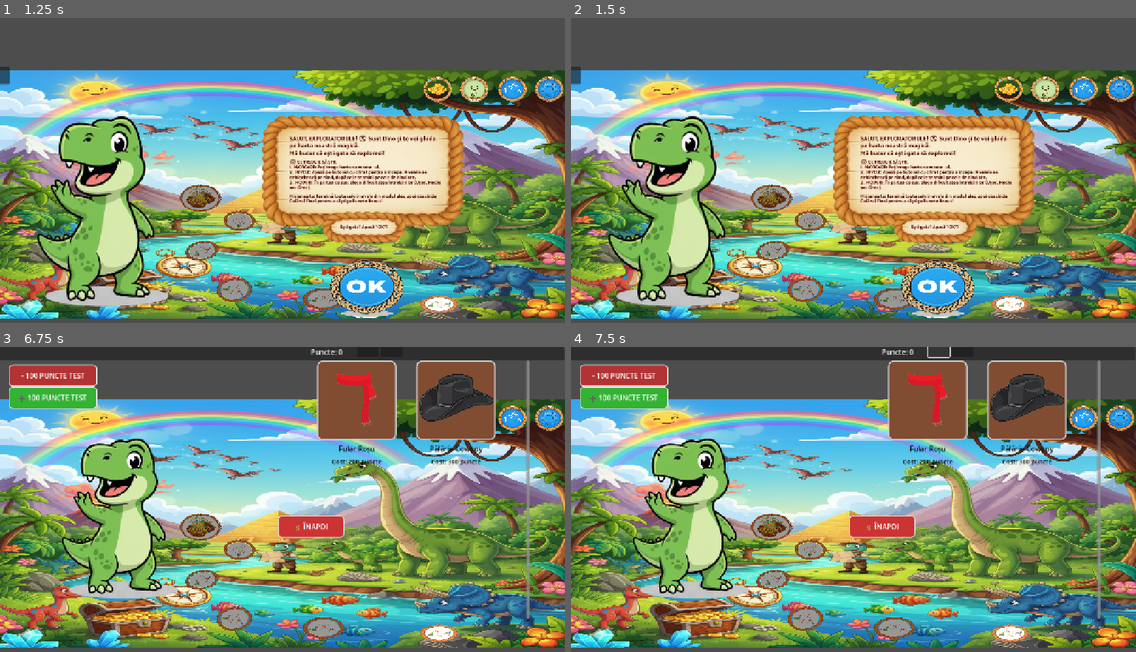
Above: before the commit, frames 1-4 (two rows, left to right).
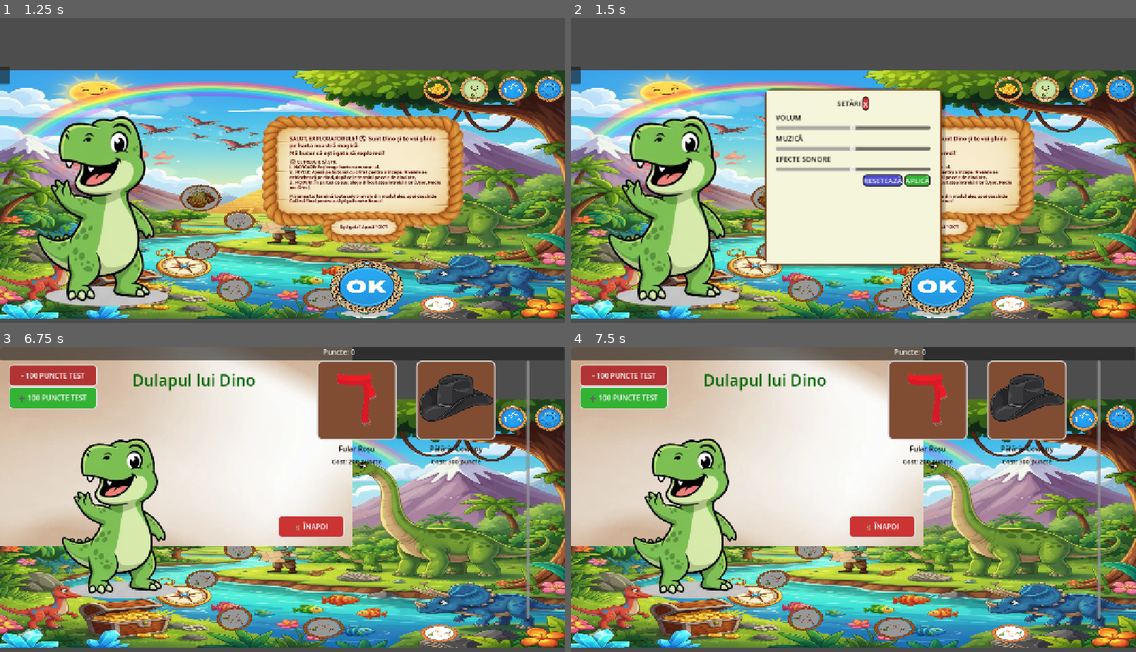
Above: after the commit, the same moments.

Repository: Nikolas5516/ioc-learning-app
Game: Godot game, scene res://scenes/intro.tscn
The game is run twice, just before and just after one commit, with the same random seed, the same clock (stepped at 60 frames per second) and the same inputs.
Inputs (mouse positions are in pixels of both pictures, inside the frame that each line leads up to):
- Up to frame 1 (1.25 s): click (293, 118) at 0.5 s
- Up to frame 2 (1.5 s): click (1119, 88) at 1.25 s
- Up to frame 3 (6.75 s): click (293, 432) at 2 s, where only the run after the commit has a clickable "x"; click (440, 633) at 2.75 s; click (440, 633) at 3.5 s; click (367, 615) at 4.25 s; click (435, 417) at 5 s; click (474, 417) at 5.75 s; click (514, 417) at 6.5 s
- Up to frame 4 (7.5 s): click (938, 353) at 7.27 s

Frame 1 is identical in both runs. In frame 2, 18% of the frame differs, in the area x 34-67%, y 22-83%; in frame 3, 31%; in frame 4, 31%, in the area x 0-68%, y 0-66%.

Commit message:
Customization + Settings

Diff:
--- a/scenes/Customization.tscn
+++ b/scenes/Customization.tscn
@@ -79,14 +79,7 @@
 [node name="ScoreLabel" type="Label" parent="MarginContainer/MainHBox/ShopPanel/TopBar"]
 custom_minimum_size = Vector2(100, 0)
 layout_mode = 2
-
-[node name="add_score_button" type="Button" parent="MarginContainer/MainHBox/ShopPanel/TopBar"]
-custom_minimum_size = Vector2(50, 0)
-layout_mode = 2
-
-[node name="StartTestButton" type="Button" parent="MarginContainer/MainHBox/ShopPanel/TopBar"]
-custom_minimum_size = Vector2(50, 0)
-layout_mode = 2
+horizontal_alignment = 2
 
 [node name="Scroller" type="ScrollContainer" parent="MarginContainer/MainHBox/ShopPanel"]
 custom_minimum_size = Vector2(0, 600)
@@ -100,39 +93,3 @@
 theme_override_constants/h_separation = 30
 theme_override_constants/v_separation = 30
 columns = 2
-
-[node name="ConfirmationPopup" type="Control" parent="."]
-layout_mode = 1
-anchor_left = 0.4
-anchor_top = 1.0
-anchor_right = 1.0
-anchor_bottom = 1.0
-offset_top = -100.0
-offset_right = -500.0
-grow_horizontal = 2
-grow_vertical = 0
-
-[node name="ColorRect" type="ColorRect" parent="ConfirmationPopup"]
-layout_mode = 0
-offset_right = 40.0
-offset_bottom = 40.0
-
-[node name="PanelContainer" type="PanelContainer" parent="ConfirmationPopup"]
-layout_mode = 0
-offset_right = 40.0
-offset_bottom = 40.0
-
-[node name="VBoxContainer" type="VBoxContainer" parent="ConfirmationPopup/PanelContainer"]
-layout_mode = 2
-
-[node name="MessageLabel" type="Label" parent="ConfirmationPopup/PanelContainer/VBoxContainer"]
-layout_mode = 2
-
-[node name="HBoxContainer" type="HBoxContainer" parent="ConfirmationPopup/PanelContainer/VBoxContainer"]
-layout_mode = 2
-
-[node name="ConfirmButton" type="Button" parent="ConfirmationPopup/PanelContainer/VBoxContainer/HBoxContainer"]
-layout_mode = 2
-
-[node name="CancelButton" type="Button" parent="ConfirmationPopup/PanelContainer/VBoxContainer/HBoxContainer"]
-layout_mode = 2
--- /dev/null
+++ b/scenes/SettingsPopup.tscn
@@ -0,0 +1,88 @@
+[gd_scene load_steps=2 format=3 uid="uid://d4e2bud7ji5pp"]
+
+[ext_resource type="Script" uid="uid://dyawaqvwp1oqj" path="res://scripts/settings_popup.gd" id="1_tyoec"]
+
+[node name="SettingsPopup" type="PopupPanel"]
+oversampling_override = 1.0
+initial_position = 2
+size = Vector2i(400, 400)
+visible = true
+script = ExtResource("1_tyoec")
+
+[node name="Panel" type="Panel" parent="."]
+offset_left = 4.0
+offset_top = 4.0
+offset_right = 396.0
+offset_bottom = 396.0
+
+[node name="MarginContainer" type="MarginContainer" parent="Panel"]
+layout_mode = 1
+anchors_preset = 15
+anchor_right = 1.0
+anchor_bottom = 1.0
+offset_left = 21.0
+offset_top = 14.0
+offset_right = -22.0
+offset_bottom = -15.0
+grow_horizontal = 2
+grow_vertical = 2
+
+[node name="VBoxContainer" type="VBoxContainer" parent="Panel/MarginContainer"]
+layout_mode = 2
+
+[node name="TitleContainer" type="HBoxContainer" parent="Panel/MarginContainer/VBoxContainer"]
+layout_mode = 2
+alignment = 1
+
+[node name="Label" type="Label" parent="Panel/MarginContainer/VBoxContainer/TitleContainer"]
+layout_mode = 2
+text = "SETĂRI"
+horizontal_alignment = 1
+
+[node name="CloseButton" type="Button" parent="Panel/MarginContainer/VBoxContainer/TitleContainer"]
+layout_mode = 2
+text = "x"
+
+[node name="VolumeContainer" type="VBoxContainer" parent="Panel/MarginContainer/VBoxContainer"]
+layout_mode = 2
+
+[node name="Label" type="Label" parent="Panel/MarginContainer/VBoxContainer/VolumeContainer"]
+layout_mode = 2
+text = "VOLUM"
+
+[node name="VolumeSlider" type="HSlider" parent="Panel/MarginContainer/VBoxContainer/VolumeContainer"]
+layout_mode = 2
+
+[node name="MusicContainer" type="VBoxContainer" parent="Panel/MarginContainer/VBoxContainer"]
+layout_mode = 2
+
+[node name="Label" type="Label" parent="Panel/MarginContainer/VBoxContainer/MusicContainer"]
+layout_mode = 2
+text = "MUZICĂ"
+
+[node name="MusicSlider" type="HSlider" parent="Panel/MarginContainer/VBoxContainer/MusicContainer"]
+layout_mode = 2
+
+[node name="SFXContainer" type="VBoxContainer" parent="Panel/MarginContainer/VBoxContainer"]
+layout_mode = 2
+
+[node name="Label" type="Label" parent="Panel/MarginContainer/VBoxContainer/SFXContainer"]
+layout_mode = 2
+text = "EFECTE SONORE"
+
+[node name="SFXSlider" type="HSlider" parent="Panel/MarginContainer/VBoxContainer/SFXContainer"]
+layout_mode = 2
+
+[node name="ButtonsContainer" type="HBoxContainer" parent="Panel/MarginContainer/VBoxContainer"]
+layout_mode = 2
+alignment = 2
+
+[node name="ResetButton" type="Button" parent="Panel/MarginContainer/VBoxContainer/ButtonsContainer"]
+layout_mode = 2
+text = "RESETEAZĂ"
+
+[node name="ApplyButton" type="Button" parent="Panel/MarginContainer/VBoxContainer/ButtonsContainer"]
+layout_mode = 2
+text = "APLICĂ"
+
+[connection signal="pressed" from="Panel/MarginContainer/VBoxContainer/TitleContainer/CloseButton" to="." method="_on_close_button_pressed"]
--- a/scenes/meniuprincipal.gd
+++ b/scenes/meniuprincipal.gd
@@ -18,6 +18,10 @@
 
 # ATENTIE: Ajusteaza path-urile nodurilor de mai jos daca sunt diferite!
 # Poti obtine calea (path) dand click dreapta pe nod in panoul Scena -> Copy Node Path.
+
+
+@onready var settings_button = get_node("TopBar_HUD/SettingsButton")  # Presupunând că ai un buton SettingsButton
+var settings_popup_scene = preload("res://scenes/SettingsPopup.tscn")
 
 # Nodul care contine Path2D si butoanele (LevelMap)
 @onready var level_map_node = get_node("LevelMap")
@@ -42,7 +46,36 @@
 	else:
 		print("⚠️ Customize button not found at specified path")
 
-
+	if settings_button:
+		print("✅ Settings button found, connecting...")
+		settings_button.pressed.connect(_on_settings_button_pressed)
+	else:
+		print("⚠️ Settings button not found - check the path!")
+
+
+#FUNCTII PENTRU BUTONUL DE SETTINGS
+
+func _on_settings_button_pressed():
+	print("⚙️ Settings button pressed!")
+	_open_settings_popup()
+
+func _open_settings_popup():
+	print("📖 Opening settings popup...")
+
+	# Creează instanța popup-ului
+	var settings_popup = settings_popup_scene.instantiate()
+
+	# Configurează popup-ul
+	#settings_popup.popup_exclusive = true
+	settings_popup.size = Vector2(400, 400)
+
+	# Adaugă popup-ul la scenă
+	add_child(settings_popup)
+
+	# Afișează centrat pe ecran
+	settings_popup.popup_centered()
+
+	print("✅ Settings popup opened successfully!")
 # --- FUNCTII DE INPUT ȘI PANNING (SCROLLING) ---
 
 # Variabile pentru Panning
--- a/scripts/Customization.gd
+++ b/scripts/Customization.gd
@@ -16,7 +16,7 @@
 
 func _ready():
 	print("=== CUSTOMIZATION START ===")
-
+	_check_and_fix_background()
 	# Verifică nodurile
 	print("HatSlot:", "GĂSIT" if hat_slot else "NU")
 	print("ScarfSlot:", "GĂSIT" if scarf_slot else "NU")
@@ -41,21 +41,100 @@
 	else:
 		print("❌ DataManager nu este încărcat!")
 
-	# Creează butonul pentru puncte de test
 	_create_test_points_button()
 	_create_test_points_button2()
+
+	_create_simple_dino_title()
 
 	#lock_all_items()
 	_create_exit_button()
 	await get_tree().process_frame
 
-	# Inițializează
 	_update_score_display(DataManager.get_score())
 	_update_character_appearance()
 	_populate_shop()
 
 	print("=== CUSTOMIZATION READY ===")
 
+func _check_and_fix_background():
+
+	var background = get_node_or_null("Background")
+	if not background:
+		background = get_node_or_null("TextureRect")
+		if not background:
+			background = get_node_or_null("MarginContainer/Background")
+
+	if background:
+		print("✅ Found background node:", background.name)
+
+		# Forțează vizibilitatea
+		background.visible = true
+
+		# Forțează dimensiunile
+		background.size = get_viewport().size
+
+		# Forțează redesenarea
+		background.queue_redraw()
+
+		## Verifică dacă are textură
+		#if background is TextureRect:
+			#var texture_rect = background as TextureRect
+			#if texture_rect.texture == null:
+				#print("⚠️ Background has no texture! Loading default...")
+				## Încarcă o textură default
+				#var default_bg = preload("res://assets/backgrounds/default_bg.png")
+				#if default_bg:
+					#texture_rect.texture = default_bg
+				#else:
+					## Creează un fundal colorat de urgență
+					#texture_rect.texture = null
+					#texture_rect.modulate = Color(0.2, 0.3, 0.4, 1.0)
+	#else:
+		#print("❌ No background node found! Creating emergency background...")
+		#_create_emergency_background()
+
+func _create_emergency_background():
+	# Creează un fundal de urgență
+	var emergency_bg = ColorRect.new()
+	emergency_bg.name = "EmergencyBackground"
+	emergency_bg.color = Color(0.1, 0.2, 0.3, 1.0)  # Albastru închis
+	emergency_bg.anchor_left = 0.0
+	emergency_bg.anchor_right = 1.0
+	emergency_bg.anchor_top = 0.0
+	emergency_bg.anchor_bottom = 1.0
+
+	# Pune-l în spatele tuturor
+	add_child(emergency_bg)
+	move_child(emergency_bg, 0)
+
+	print("✅ Created emergency background")
+
+func _create_simple_dino_title():
+	"""Creează doar textul fără casetă decorativă"""
+
+	var title_label = Label.new()
+	title_label.name = "DinoTitleSimple"
+	title_label.text = "Dulapul lui Dino"
+	title_label.horizontal_alignment = HORIZONTAL_ALIGNMENT_CENTER
+
+	# Stil verde închis frumos
+	var label_settings = LabelSettings.new()
+	label_settings.font_size = 36
+	label_settings.font_color = Color("#006400")  # Verde închis
+
+	# Adaugă umbră pentru vizibilitate
+	title_label.add_theme_constant_override("shadow_offset_x", 2)
+	title_label.add_theme_constant_override("shadow_offset_y", 2)
+	title_label.add_theme_color_override("font_shadow_color", Color(0, 0, 0, 0.5))
+
+	title_label.label_settings = label_settings
+
+	# Adaugă la panoul Dino
+	var dino_panel = get_node_or_null("MarginContainer/MainHBox/DinoPanel")
+	if dino_panel:
+		title_label.position = Vector2(300, 50)
+		dino_panel.add_child(title_label)
+		print("✅ Text simplu 'Dulapul lui Dino' adăugat")
 
 func lock_all_items():
 	"""Blochează toate itemele (cu excepția celor default)"""
@@ -328,7 +407,7 @@
 	var normal_style = StyleBoxFlat.new()
 
 	if is_equipped:
-		normal_style.bg_color = Color(0.3, 0.6, 0.3, 1.0)  # Verde când e echipat
+		normal_style.bg_color = Color(0.3, 0.8, 0.3, 1.0)  # Verde când e echipat
 	else:
 		normal_style.bg_color = Color(0.5, 0.3, 0.2, 1.0)  # Maro când nu e echipat
 
@@ -344,7 +423,7 @@
 
 	var hover_style = normal_style.duplicate()
 	if is_equipped:
-		hover_style.bg_color = Color(0.4, 0.7, 0.4, 1.0)  # Verde mai deschis
+		hover_style.bg_color = Color(0.1, 0.6, 0.1, 1.0)  # Verde mai deschis
 		hover_style.border_color = Color(0.9, 0.9, 0.9, 1.0)
 	else:
 		hover_style.bg_color = Color(0.6, 0.4, 0.3, 1.0)  # Maro mai deschis
--- a/scripts/managers/data_manager.gd
+++ b/scripts/managers/data_manager.gd
@@ -12,6 +12,17 @@
 # Semnalele pentru a notifica UI-ul (HUD și CustomDino)
 signal score_updated(new_score)
 signal equip_changed() # Semnal NOU: Emis când echipamentul se schimbă
+
+#SETARI
+var audio_settings: Dictionary = {
+	"volume": 50.0,
+	"music": 50.0,
+	"sfx": 50.0
+}
+
+# Semnal pentru schimbarea setărilor audio
+signal audio_settings_changed()
+
 
 # --- INVENTAR ȘI CUSTOMIZARE ---
 
@@ -42,6 +53,7 @@
 	load_questions()
 	load_game() # Încărcare date salvate la pornirea jocului
 	# test_data_manager()
+
 
 
 # ======================================================================
@@ -274,6 +286,7 @@
 		"current_score": current_score,
 		"unlocked_items": unlocked_items,
 		"equipped_items": equipped_items,
+		"audio_settings": audio_settings,
 	}
 
 	# Folosim JSON.stringify pentru a converti dicționarul în text
@@ -303,10 +316,12 @@
 			current_score = parsed_data.get("current_score", current_score)
 			unlocked_items = parsed_data.get("unlocked_items", unlocked_items)
 			equipped_items = parsed_data.get("equipped_items", equipped_items)
+			audio_settings = parsed_data.get("audio_settings", audio_settings)
 
 			# Notifică toate componentele (HUD, CustomDino) cu datele noi
 			score_updated.emit(current_score)
 			equip_changed.emit()
+			audio_settings_changed.emit()
 
 			print("Joc încărcat. Scor: ", current_score)
 		else:
@@ -359,3 +374,25 @@
 	# ... (restul logicii de test)
 
 	# [LOGICA DE TESTARE NU ESTE INCLUSA AICI PENTRU BREVITATE, DAR POATE FI ADAUGATA INAPOI]
+
+
+#PENTRU SETARI:
+
+func get_audio_settings() -> Dictionary:
+	return audio_settings.duplicate()  # Returnăm o copie pentru siguranță
+
+func set_audio_settings(settings: Dictionary) -> void:
+	audio_settings = settings.duplicate()  # Salvăm o copie
+	save_game()  # Salvăm imediat
+	audio_settings_changed.emit()  # Notificăm că s-au schimbat
+	print("Setări audio salvate: ", audio_settings)
+
+func reset_audio_settings() -> void:
+	audio_settings = {
+		"volume": 50.0,
+		"music": 50.0,
+		"sfx": 50.0
+	}
+	save_game()  # Salvăm reset-ul
+	audio_settings_changed.emit()  # Notificăm
+	print("Setări audio resetate la 50%")
--- /dev/null
+++ b/scripts/settings_popup.gd
@@ -0,0 +1,307 @@
+extends PopupPanel
+
+@onready var volume_slider: HSlider = $Panel/MarginContainer/VBoxContainer/VolumeContainer/VolumeSlider
+@onready var music_slider: HSlider = $Panel/MarginContainer/VBoxContainer/MusicContainer/MusicSlider
+@onready var sfx_slider: HSlider = $Panel/MarginContainer/VBoxContainer/SFXContainer/SFXSlider
+@onready var close_button: Button = $Panel/MarginContainer/VBoxContainer/TitleContainer/CloseButton
+@onready var reset_button: Button = $Panel/MarginContainer/VBoxContainer/ButtonsContainer/ResetButton
+@onready var apply_button: Button = $Panel/MarginContainer/VBoxContainer/ButtonsContainer/ApplyButton
+
+# Referință la DataManager (singleton)
+var data_manager = null
+
+func _ready():
+	print("⚙️ SettingsPopup ready!")
+
+	# Obține referința către DataManager
+	data_manager = get_node("/root/DataManager")
+	if not data_manager:
+		print("❌ DataManager not found!")
+		return
+
+	# Stilizează fundalul bej și textul negru
+	_setup_appearance()
+
+	# Conectează butoanele (doar cele existente)
+	_setup_buttons()
+
+	# Încarcă setările salvate din DataManager
+	_load_settings_from_datamanager()
+
+	# Conectează semnalele pentru slider-e
+	_connect_slider_signals()
+
+	print("✅ SettingsPopup initialized successfully!")
+
+func _setup_appearance():
+	print("🎨 Setting up appearance...")
+
+	# Metoda 1: Stil direct pe PopupPanel
+	var popup_style = StyleBoxFlat.new()
+	popup_style.bg_color = Color("#F5F5DC")  # Bej
+	popup_style.border_color = Color("#8B4513")  # Maro închis
+	popup_style.border_width_left = 3
+	popup_style.border_width_top = 3
+	popup_style.border_width_right = 3
+	popup_style.border_width_bottom = 3
+	popup_style.corner_radius_top_left = 15
+	popup_style.corner_radius_top_right = 15
+	popup_style.corner_radius_bottom_right = 15
+	popup_style.corner_radius_bottom_left = 15
+
+	# Adaugă umbră pentru efect 3D
+	popup_style.shadow_color = Color(0, 0, 0, 0.3)
+	popup_style.shadow_size = 8
+	popup_style.shadow_offset = Vector2(4, 4)
+
+	# Aplică stilul DIRECT pe PopupPanel
+	add_theme_stylebox_override("panel", popup_style)
+
+	# Metoda 2: Stil și pe Panel copil (dacă există)
+	var panel = get_node_or_null("Panel")
+	if panel:
+		var panel_style = StyleBoxFlat.new()
+		panel_style.bg_color = Color("#F5F5DC")  # Bej
+		panel.add_theme_stylebox_override("panel", panel_style)
+		print("✅ Applied style to Panel")
+
+	# Text negru pentru toate label-urile
+	_setup_black_text()
+
+	print("🎨 Appearance setup complete!")
+
+func _setup_black_text():
+	print("⚡ FORCING BLACK font color with all methods...")
+
+	# Parcurge toate nodurile și găsește label-uri
+	_force_black_on_all_labels(self)
+
+	print("✅ All font colors set to BLACK")
+
+func _force_black_on_all_labels(node: Node):
+	if node is Label:
+		var label = node as Label
+		print("🎯 Found label:", label.name, " | Current text:", label.text)
+
+		# 1. Theme override (metoda principală)
+		label.add_theme_color_override("font_color", Color.BLACK)
+
+		# 2. LabelSettings (metoda secundară)
+		var current_settings = label.label_settings
+		if not current_settings:
+			current_settings = LabelSettings.new()
+
+		current_settings.font_color = Color.BLACK
+
+		# Dimensiune font în funcție de tip
+		if "Title" in label.name:
+			current_settings.font_size = 24
+		else:
+			current_settings.font_size = 16
+
+		label.label_settings = current_settings
+
+		# 3. Forțează update
+		label.notification(NOTIFICATION_THEME_CHANGED)
+		label.queue_redraw()
+
+		print("✅ Applied BLACK font to:", label.name)
+
+	# Parcurge recursiv
+	for child in node.get_children():
+		_force_black_on_all_labels(child)
+
+func _setup_buttons():
+	# Butonul X (închidere) - cel original din structură
+	if close_button:
+		print("✅ Found close button")
+
+		# Stil pentru butonul X (roșu)
+		var close_style = StyleBoxFlat.new()
+		close_style.bg_color = Color(0.8, 0.2, 0.2, 1.0)  # Roșu
+		close_style.border_color = Color.BLACK
+		close_style.border_width_left = 2
+		close_style.border_width_top = 2
+		close_style.border_width_right = 2
+		close_style.border_width_bottom = 2
+		close_style.corner_radius_top_left = 8
+		close_style.corner_radius_top_right = 8
+		close_style.corner_radius_bottom_right = 8
+		close_style.corner_radius_bottom_left = 8
+
+		close_button.add_theme_stylebox_override("normal", close_style)
+		close_button.add_theme_font_size_override("font_size", 20)
+		close_button.add_theme_color_override("font_color", Color.WHITE)
+
+		# Conectează semnalul
+		close_button.pressed.connect(_on_close_button_pressed)
+	else:
+		print("❌ Close button not found!")
+
+	# Butonul Reset
+	if reset_button:
+		reset_button.pressed.connect(_on_reset_button_pressed)
+		_style_button(reset_button, Color(0.3, 0.3, 0.8, 1.0))  # Albastru
+
+	# Butonul Apply
+	if apply_button:
+		apply_button.pressed.connect(_on_apply_button_pressed)
+		_style_button(apply_button, Color(0.2, 0.7, 0.2, 1.0))  # Verde
+
+func _style_button(button: Button, color: Color):
+	var style = StyleBoxFlat.new()
+	style.bg_color = color
+	style.border_color = Color.BLACK
+	style.border_width_left = 2
+	style.border_width_top = 2
+	style.border_width_right = 2
+	style.border_width_bottom = 2
+	style.corner_radius_top_left = 8
+	style.corner_radius_top_right = 8
+	style.corner_radius_bottom_right = 8
+	style.corner_radius_bottom_left = 8
+
+	button.add_theme_stylebox_override("normal", style)
+	button.add_theme_font_size_override("font_size", 16)
+	button.add_theme_color_override("font_color", Color.WHITE)
+
+func _connect_slider_signals():
+	# Conectează semnalele pentru slider-e
+	if volume_slider:
+		volume_slider.value_changed.connect(_on_slider_value_changed.bind("volume"))
+
+	if music_slider:
+		music_slider.value_changed.connect(_on_slider_value_changed.bind("music"))
+
+	if sfx_slider:
+		sfx_slider.value_changed.connect(_on_slider_value_changed.bind("sfx"))
+
+func _load_settings_from_datamanager():
+	if not data_manager:
+		print("❌ Cannot load settings: DataManager not available")
+		return
+
+	# Obține setările salvate din DataManager
+	var saved_settings = data_manager.get_audio_settings()
+	print("📂 Loaded audio settings from DataManager: ", saved_settings)
+
+	# Aplică setările la slider-e
+	if volume_slider: volume_slider.value = saved_settings.get("volume", 50.0)
+	if music_slider: music_slider.value = saved_settings.get("music", 50.0)
+	if sfx_slider: sfx_slider.value = saved_settings.get("sfx", 50.0)
+
+	# Aplică imediat volumele încărcate
+	_apply_audio_settings()
+
+func _save_settings_to_datamanager():
+	if not data_manager:
+		print("❌ Cannot save settings: DataManager not available")
+		return
+
+	# Creează dicționarul cu setările curente
+	var current_settings = {
+		"volume": volume_slider.value if volume_slider else 50.0,
+		"music": music_slider.value if music_slider else 50.0,
+		"sfx": sfx_slider.value if sfx_slider else 50.0
+	}
+
+	# Salvează în DataManager (care va salva automat în fișier)
+	data_manager.set_audio_settings(current_settings)
+	print("💾 Settings saved to DataManager")
+
+func _apply_audio_settings():
+	# Aplică setările audio curente la sistem
+	_ensure_audio_buses()
+
+	# Master volume
+	var master_bus = AudioServer.get_bus_index("Master")
+	if master_bus != -1 and volume_slider:
+		AudioServer.set_bus_volume_db(master_bus, _percent_to_db(volume_slider.value))
+
+	# Music volume
+	var music_bus = AudioServer.get_bus_index("Music")
+	if music_bus != -1 and music_slider:
+		AudioServer.set_bus_volume_db(music_bus, _percent_to_db(music_slider.value))
+
+	# SFX volume
+	var sfx_bus = AudioServer.get_bus_index("SFX")
+	if sfx_bus != -1 and sfx_slider:
+		AudioServer.set_bus_volume_db(sfx_bus, _percent_to_db(sfx_slider.value))
+
+func _ensure_audio_buses():
+	# Verifică dacă bus-urile Music și SFX există
+	if AudioServer.get_bus_index("Music") == -1:
+		AudioServer.add_bus(1)
+		AudioServer.set_bus_name(1, "Music")
+
+	if AudioServer.get_bus_index("SFX") == -1:
+		AudioServer.add_bus(2)
+		AudioServer.set_bus_name(2, "SFX")
+
+func _percent_to_db(percent: float) -> float:
+	# Convert 0-100% to -80dB to 0dB
+	var db_value = (percent / 100) * 80 - 80
+	return clamp(db_value, -80, 0)
+
+func _on_slider_value_changed(value: float, slider_name: String):
+	print(slider_name.capitalize(), " slider changed to:", value, "%")
+
+	# Aplică imediat schimbarea la audio (fără a salva)
+	_apply_audio_settings()
+
+func _on_reset_button_pressed():
+	print("🔄 Reset button pressed")
+
+	# Resetează toate slider-ele la 50%
+	if volume_slider: volume_slider.value = 50.0
+	if music_slider: music_slider.value = 50.0
+	if sfx_slider: sfx_slider.value = 50.0
+
+	# Aplică reset-ul la audio
+	_apply_audio_settings()
+
+	# Salvează setările resetate în DataManager
+	if data_manager:
+		data_manager.reset_audio_settings()
+
+	# Afișează mesaj de confirmare
+	_show_message("✅ Toate setările au fost resetate la 50%")
+
+func _on_apply_button_pressed():
+	print("✅ Apply button pressed")
+
+	# Salvează setările curente în DataManager
+	_save_settings_to_datamanager()
+
+	# Afișează mesaj de confirmare
+	_show_message("✅ Setările au fost salvate!")
+
+func _on_close_button_pressed():
+	print("✕ Close button pressed!")
+
+	# Animare fade-out
+	#var tween = create_tween()
+	#tween.tween_property(self, "modulate", Color(1, 1, 1, 0), 0.2)
+	#
+	## După animație, ascunde și distruge
+	#await tween.finished
+	hide()
+	queue_free()
+
+func _show_message(text: String):
+	# Afișează un mesaj temporar
+	var message_label = get_node_or_null("Panel/MarginContainer/VBoxContainer/MessageLabel")
+	if message_label:
+		message_label.text = text
+		message_label.visible = true
+
+		# Ascunde mesajul după 2 secunde
+		await get_tree().create_timer(2.0).timeout
+		message_label.visible = false
+
+# Închide popup-ul cu ESC
+func _input(event):
+	if event is InputEventKey and event.pressed:
+		if event.keycode == KEY_ESCAPE:
+			print("ESC pressed - closing popup")
+			_on_close_button_pressed()
Not shown, added: scripts/settings_popup.gd.uid
